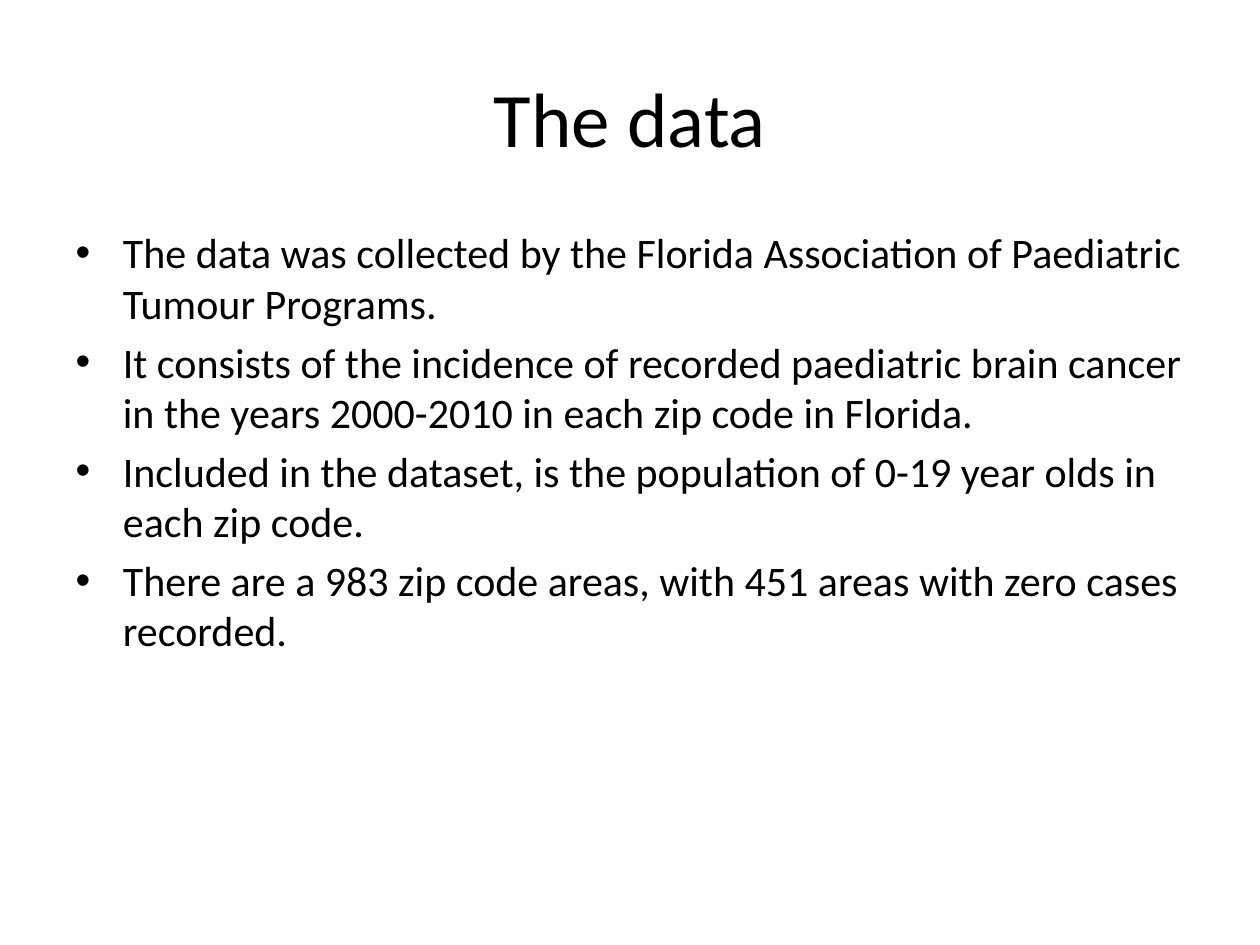
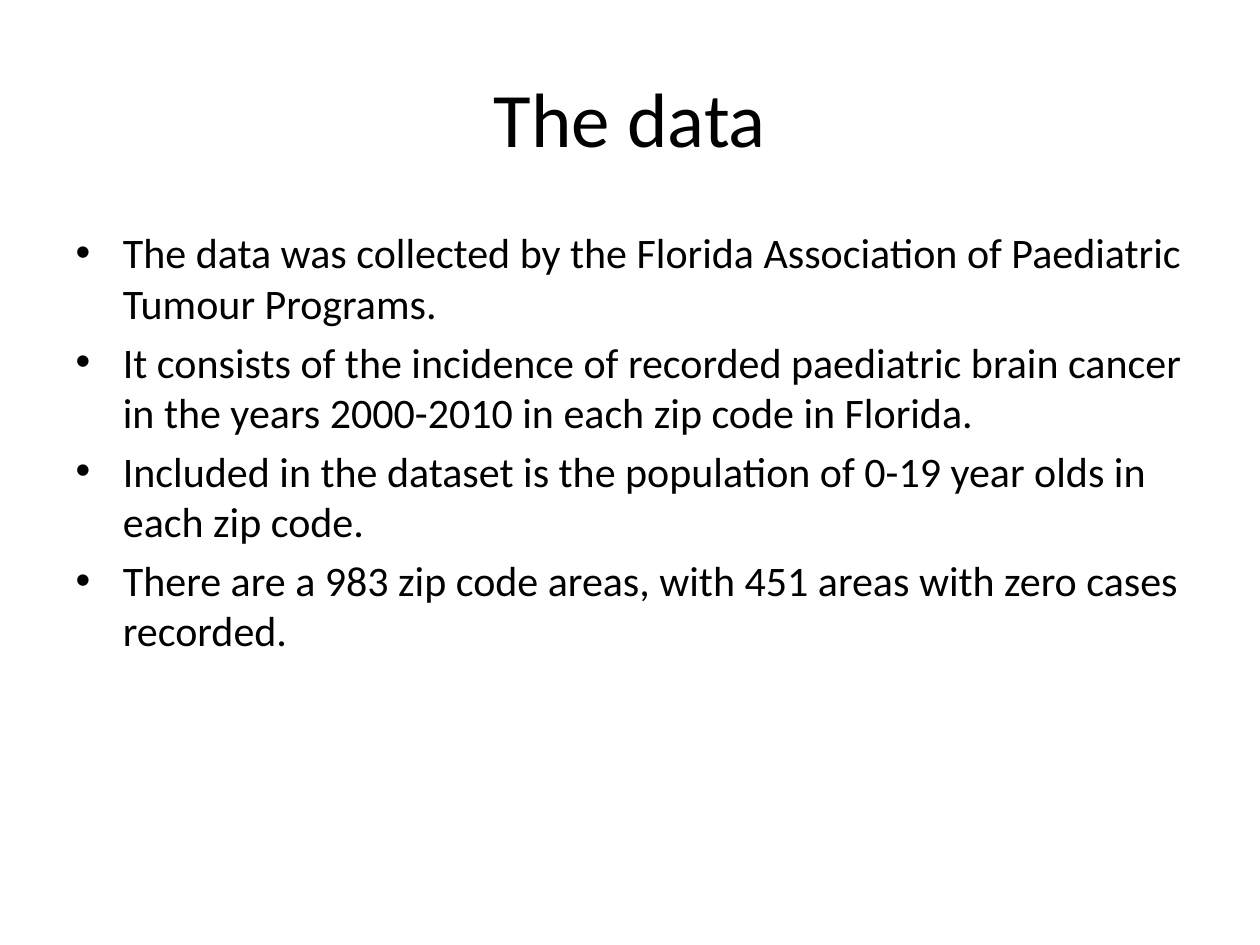
Before and after one commit to mertz2001/stat-inference, a slide deck: slide 3 of Submission/Slides final.pptx. Drawn at 1260x945 pixels with LibreOffice and Linux fonts; fonts in the diff are those of the drawing. Boxes give left, top, right and bottom in pixels: in the first picture for what was removed or moved away, otherwise in the second. Text is boxed around its words. In the diff, an @@ line names an element or a change of style, - is before the commit and + after.

```diff
--- a/Submission/Slides final.pptx
+++ b/Submission/Slides final.pptx
@@ text at <box>123,457,1146,544</box>: text changed @@
-• Included in the dataset, is the population of 0-19 year olds in each zip code.
+• Included in the dataset is the population of 0-19 year olds in each zip code.
```
Also in this commit, not shown: 2 other files.
